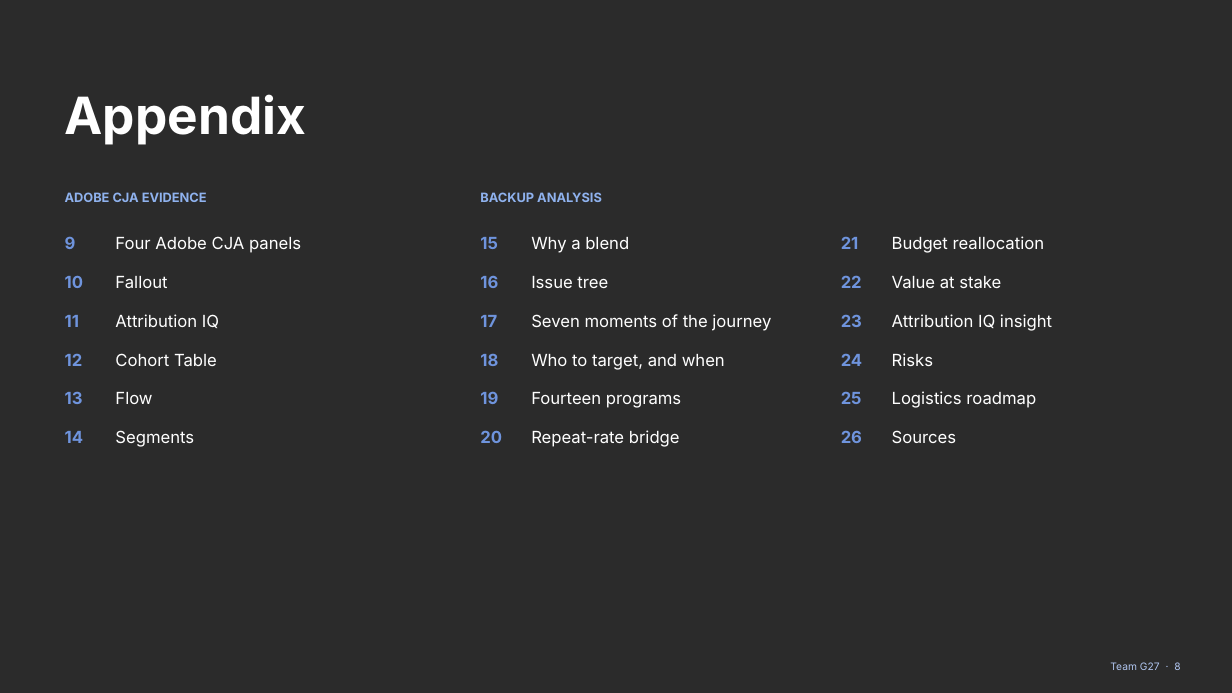
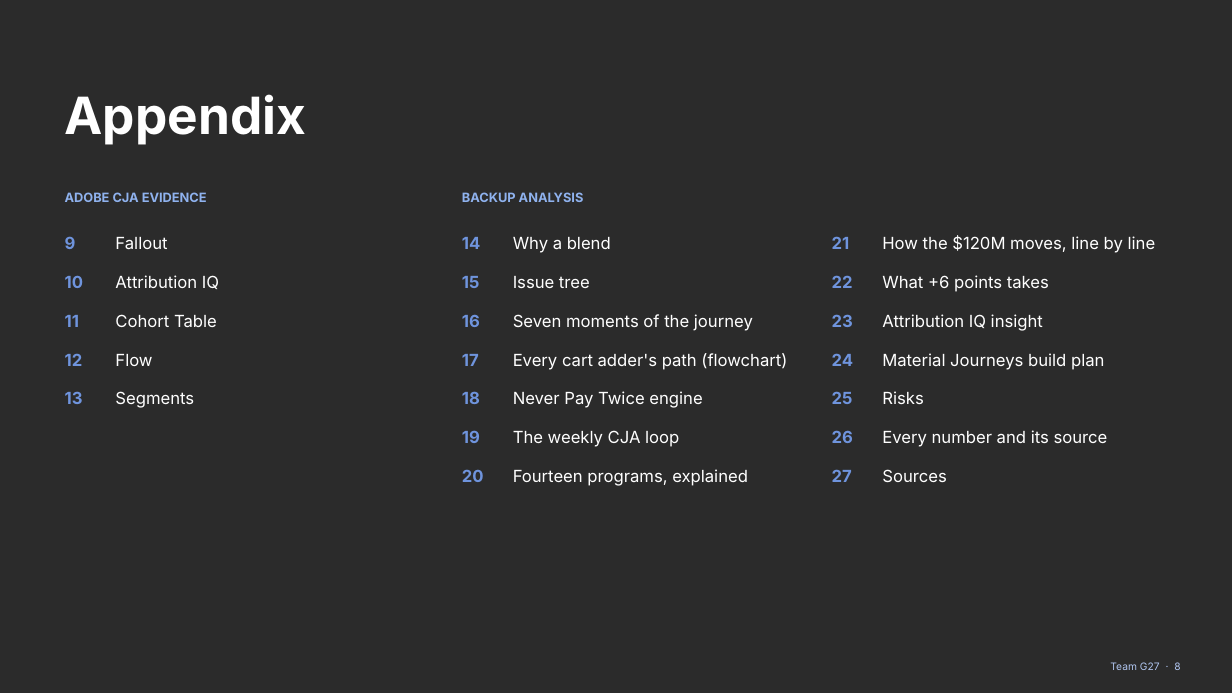
Before and after one commit to ANNYM25/Quince, a slide deck: slide 8 of deck/Team G27.pptx. Drawn at 1232x693 pixels with LibreOffice and Linux fonts; fonts in the diff are those of the drawing; background and template pictures are left out; a plain dark background stands for a picture behind light text. Boxes give left, top, right and bottom in pixels: in the first picture for what was removed or moved away, otherwise in the second. Text is boxed around its words. In the diff, an @@ line names an element or a change of style, - is before the commit and + after.

```diff
--- a/deck/Team G27.pptx
+++ b/deck/Team G27.pptx
@@ text "BACKUP ANALYSIS": place and size @@
-text "BACKUP ANALYSIS" at [480, 192, 602, 202]
+text "BACKUP ANALYSIS" at [462, 192, 584, 202]
@@ text removed at [115, 236, 301, 253] @@
-Four Adobe CJA panels
@@ text "14": place and size @@
-text "14" at [65, 431, 83, 443]
+text "14" at [462, 237, 480, 249]
@@ text "Why a blend": place and size @@
-text "Why a blend" at [531, 237, 629, 253]
+text "Why a blend" at [513, 237, 611, 253]
@@ text at [882, 235, 1156, 253]: text changed @@
-Budget reallocation
+How the $120M moves, line by line
@@ text "Issue tree": place and size @@
-text "Issue tree" at [531, 276, 608, 288]
+text "Issue tree" at [513, 276, 590, 288]
@@ text at [882, 275, 1049, 292]: text changed @@
-Value at stake
+What +6 points takes
@@ text "Seven moments of the journey": place and size @@
-text "Seven moments of the journey" at [531, 314, 771, 331]
+text "Seven moments of the journey" at [513, 314, 753, 331]
@@ text "Attribution IQ insight": place and size @@
-text "Attribution IQ insight" at [892, 314, 1052, 331]
+text "Attribution IQ insight" at [882, 314, 1043, 331]
@@ text added at [513, 353, 787, 370], 13 pt, text #FFFFFF @@
+Every cart adder's path (flowchart)
@@ text added at [882, 353, 1104, 370], 13 pt, text #FFFFFF @@
+Material Journeys build plan
@@ 5 texts: place and size @@
-5 texts at [115, 276, 219, 447]
+5 texts at [115, 237, 219, 408]
@@ 6 texts: place and size @@
-6 texts at [480, 237, 502, 443]
+6 texts at [462, 276, 484, 482]
@@ text "Risks": place and size @@
-text "Risks" at [892, 353, 933, 366]
+text "Risks" at [882, 391, 923, 404]
@@ text at [513, 391, 702, 408]: text changed @@
-Who to target, and when
+Never Pay Twice engine
@@ text removed at [892, 391, 1036, 408] @@
-Logistics roadmap
@@ text at [513, 430, 679, 447]: text changed @@
-Repeat-rate bridge
+The weekly CJA loop
@@ 6 texts: place and size @@
-6 texts at [841, 236, 862, 443]
+6 texts at [832, 236, 853, 443]
@@ text added at [882, 430, 1108, 447], 13 pt, text #FFFFFF @@
+Every number and its source
@@ text at [513, 469, 748, 486]: text changed @@
-Fourteen programs
+Fourteen programs, explained
@@ text added at [832, 469, 852, 482], 13 pt, text #6F94DD, bold @@
+27
@@ text "Sources": place and size @@
-text "Sources" at [892, 430, 957, 443]
+text "Sources" at [882, 469, 947, 482]
```
Also in this commit, not shown: 13 other slides changed, 13 slides added, 12 slides removed, 3 other files.
